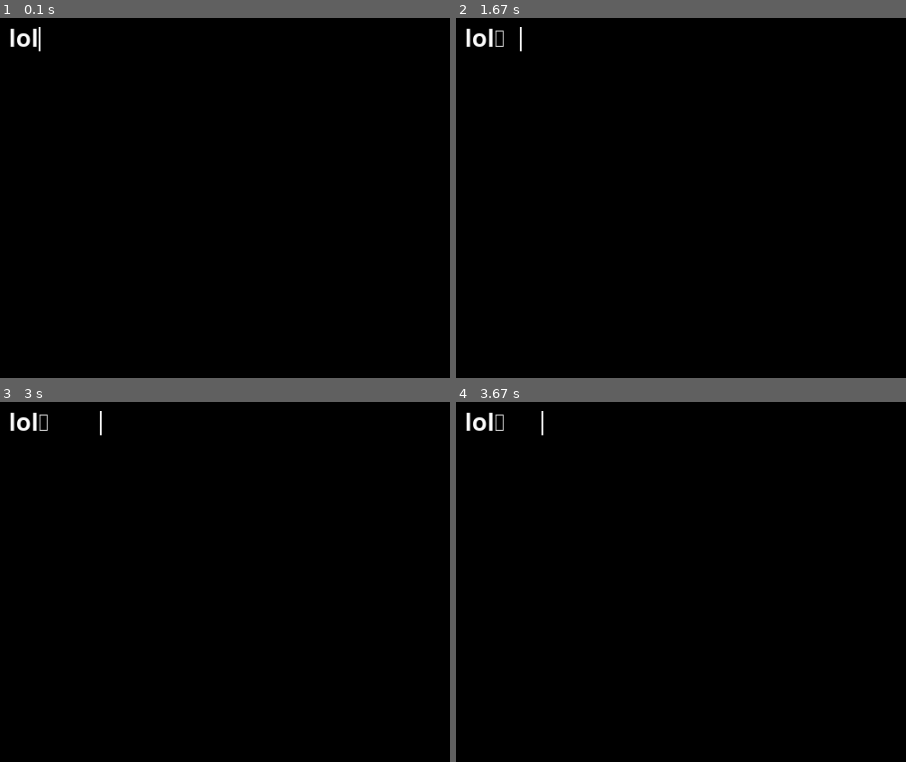
Above: before the commit, frames 1-4 (two rows, left to right).
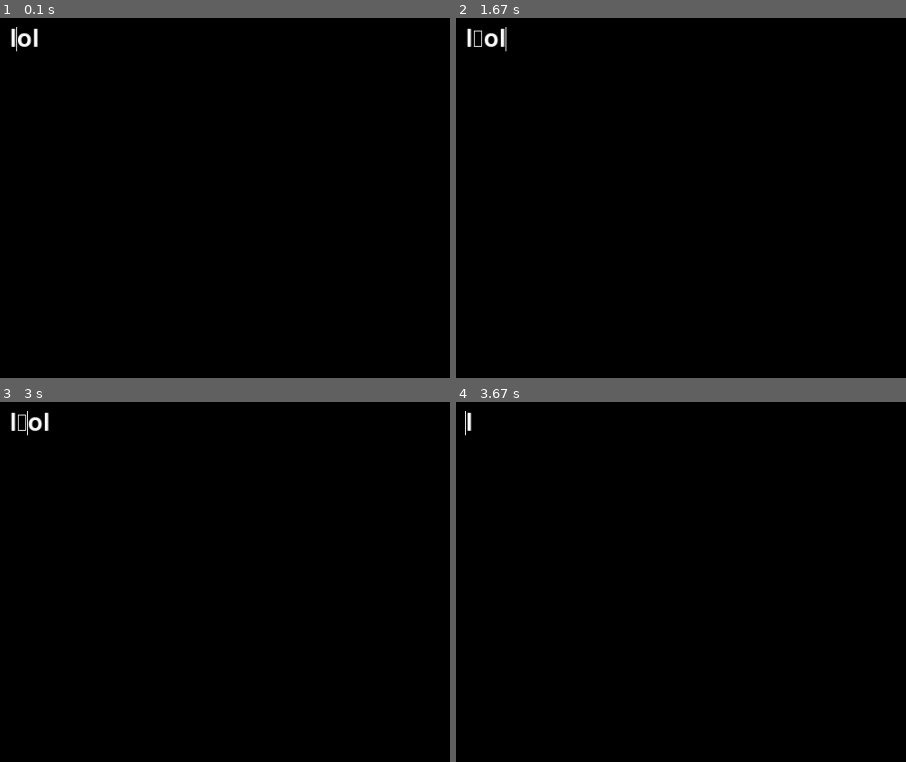
Above: after the commit, the same moments.

Repository: expoodo/pygame_textboxes
Game: pygame game, started from main.py
Same seed, same stepped clock (60 frames per second), same inputs: the game is played once before the commit and once after it.
Inputs:
- Up to frame 1 (0.1 s): no input
- Up to frame 2 (1.67 s): tap Enter at 0.33 s; hold Right 0.67-1.13 s; tap Space at 0.73, 1.03 s
- Up to frame 3 (3 s): hold Left 1.67-2.2 s; tap Space at 1.73, 2.03, 2.3, 2.6, 2.73 s; hold Left 2.23-2.63 s; hold Right from 2.67 s (still down)
- Up to frame 4 (3.67 s): tap Space at 3.03, 3.4 s; release Right at 3.3 s; hold Backspace from 3.33 s (still down); hold Left from 3.33 s (still down)
The pictures show only the part of the screen within x 0-50%, y 0-50%; the shares and areas given below are measured in that part.

The runs differ from the first frame. In frame 1, 0.2% of the frame differs, in the area x 2-10%, y 2-10%; in frame 2, 0.4%, in the area x 2-15%, y 2-10%; in frame 3, 0.4%; in frame 4, 0.3%.

Commit message:
made cursor able to move in the textbox. made it so characters are added relative to the cursor position (on the left) and also deleted.

Diff:
--- a/textsurfaces.py
+++ b/textsurfaces.py
@@ -18,49 +18,62 @@
         self._text = text
         self._antialias = antialias
         self._colour = colour
-
-        self._font = pygame.font.SysFont(font, size)
+        self._font_file = font
+        self._font_size = size
+
+        self._font = pygame.font.SysFont(self._font_file, self._font_size)
         self._surface = self._font.render(self._text, self._antialias, self._colour)
         self._rect = self._surface.get_rect()
         self._update_requested = False
         self._is_focused = True
 
-        self.cursor = CursorManager(self._colour)
-
-        self.request_update()
+        self.cursor = CursorManager(self._colour, 1)
+        self._left_text, self._right_text = self.cursor.get_split_text(self.text)
+        self._left_text_size = self._font.size(self._left_text)
+        self._right_text_size = self._font.size(self._right_text)
+
+        self._request_update()
         super().__init__()
 
-    def request_update(self):
+    def _request_update(self):
         """request for surface to be updated"""
         self._update_requested = True
 
     def _update_surface(self):
-        """update surface and make surface larger to fit in the cursor"""
+        """update surface and make surface larger to fit in the cursor (only if it is requested)"""
         if self._update_requested:
             text_surface = self._font.render(self._text, self._antialias, self._colour)
             background_surface = pygame.Surface((text_surface.get_width() + self.cursor.width,
                                                  text_surface.get_height()))
 
             self._surface = background_surface
-            self._surface.blit(text_surface, text_surface.get_rect())
+            self._surface.blit(text_surface, (1, 0))
             self._rect = self._surface.get_rect()
 
             if self.cursor.visible:
+                # update left and right substrings around cursor and fill the cursor into the surface
+                self._left_text, self._right_text = self.cursor.get_split_text(self.text)
+                self._left_text_size = self._font.size(self._left_text)
+                self._right_text_size = self._font.size(self._right_text)
+                # print("updating")
+
                 cursor_size = (self.cursor.width, self._surface.get_height())
-                cursor_pos = (self._surface.get_width() - self.cursor.width, self._rect.top)
+                cursor_pos = (self._left_text_size[0], self._rect.top)
                 self._surface.fill(self.cursor.colour, (cursor_pos, cursor_size))
 
             self._update_requested = False
-            print(f"updating surface {pygame.time.get_ticks()}")
-
-    def check_for_cursor_changes(self):
+            # print(f"updating surface {pygame.time.get_ticks()}")
+
+    def _check_for_cursor_changes(self):
         """check if `self.cursor` properties have been changed"""
         if self.cursor.property_changed:
             self.cursor.property_changed = False
-            self.request_update()
+            self._request_update()
 
     def update(self, events):
-        self.check_for_cursor_changes()
+        """check for key events and update surface/cursor if it is requested"""
+        self._check_for_cursor_changes()
+        self._update_surface()
 
         if self._is_focused:
             for event in events:
@@ -68,10 +81,20 @@
                     pressed_keys = pygame.key.get_pressed()
 
                     if pressed_keys[pygame.K_BACKSPACE]:
-                        self.text = self.text[:-1]
+                        self.left_text = self.left_text[:-1]
+
+                    elif pressed_keys[pygame.K_RIGHT]:
+                        self.cursor.move_cursor_right(self.text)
+                    elif pressed_keys[pygame.K_LEFT]:
+                        self.cursor.move_cursor_left()
+
                     else:
-                        self.text += event.unicode
-        self._update_surface()
+                        if len(event.unicode) != 0:  # prevent non character inputs from updating surface
+                            self.left_text += event.unicode
+
+    def _update_text(self):
+        """update `self.text` property by combining the left and right text of the cursor"""
+        self.text = self.left_text + self.right_text
 
     @property
     def text(self):
@@ -80,7 +103,7 @@
     @text.setter
     def text(self, value):
         self._text = value
-        self.request_update()
+        self._request_update()
 
     @property
     def surface(self):
@@ -89,7 +112,27 @@
     @surface.setter
     def surface(self, value):
         self._surface = value
-        self.request_update()
+        self._request_update()
+
+    @property
+    def left_text(self):
+        return self._left_text
+
+    @left_text.setter
+    def left_text(self, value):
+        """when text is added to the left of the cursor move cursor by the amount of characters added"""
+        self._left_text = value
+        self.cursor.position = len(value)
+        self._update_text()
+
+    @property
+    def right_text(self):
+        return self._right_text
+
+    @right_text.setter
+    def right_text(self, value):
+        self._right_text = value
+        self._update_text()
 
 
 class CursorManager:
@@ -104,7 +147,7 @@
     def __init__(self, colour: (int, int, int), position: int = 0):
         self._colour = colour
         self._position = position
-        self._width = 2
+        self._width = 1
         self._blink_interval_ms = 333
         self._visible = True
         self.property_changed = False
@@ -117,18 +160,18 @@
 
     def move_cursor_left(self):
         """move cursor to the left only if cursor position is not 0"""
-        if self._position > 0:
-            self._position -= 1
+        if self.position > 0:
+            self.position -= 1
 
     def move_cursor_right(self, text: str):
         """move cursor to the right only if cursor pos is not at the end of the provided text"""
-        if self._position != len(text):
-            self._position += 1
+        if self.position != len(text):
+            self.position += 1
 
     def get_split_text(self, text: str):
         """return the left and right substrings around the cursor position"""
-        left_text = text[:self._position]
-        right_text = text[self._position:]
+        left_text = text[:self.position]
+        right_text = text[self.position:]
 
         return left_text, right_text
 
@@ -168,6 +211,15 @@
         self._blink_interval_ms = value
         self.alert_change()
 
+    @property
+    def position(self):
+        return self._position
+
+    @position.setter
+    def position(self, value):
+        self._position = value
+        self.alert_change()
+
 
 if __name__ == "__main__":
     foo = CursorManager((255, 255, 255))
